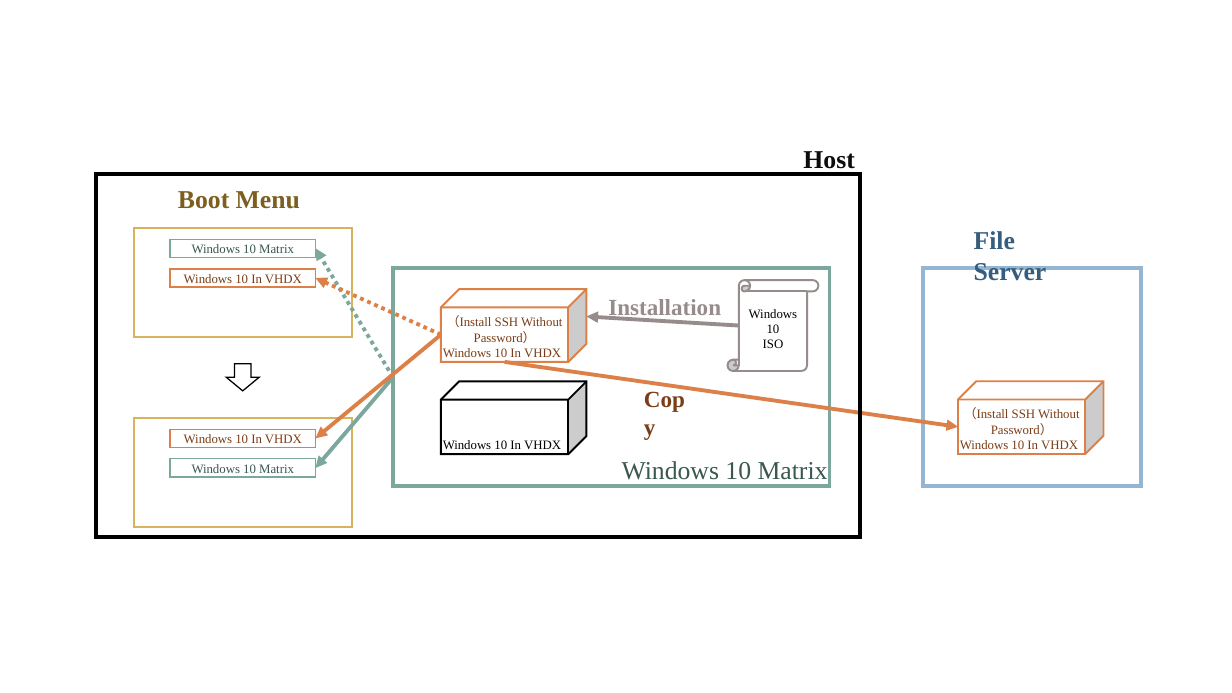
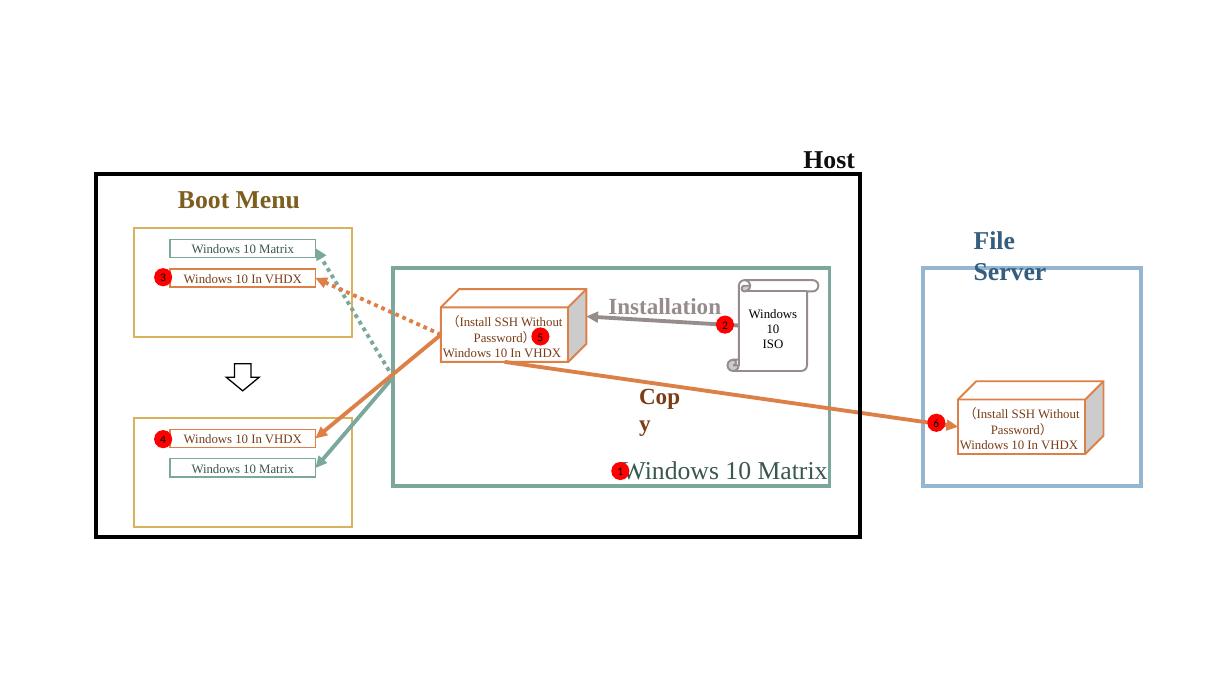
Before and after one commit to oneleo/diy-mass-deployment, a slide deck: slide 1 of images/images.pptx. Drawn at 1232x693 pixels with LibreOffice and Linux fonts; fonts in the diff are those of the drawing. Boxes give left, top, right and bottom in pixels: in the first picture for what was removed or moved away, otherwise in the second. Text is boxed around its words. In the diff, an @@ line names an element or a change of style, - is before the commit and + after.

```diff
--- a/images/images.pptx
+++ b/images/images.pptx
@@ ellipse added at box(154, 268, 173, 287), fill #FF0000, 9 pt, text #000000 @@
+3
@@ ellipse added at box(531, 327, 550, 346), fill #FF0000, 9 pt, text #000000 @@
+5
@@ ellipse added at box(716, 316, 735, 335), fill #FF0000, 9 pt, text #000000 @@
+2
@@ cube removed at box(441, 382, 586, 455) @@
-Windows 10 In VHDX
@@ text "Copy": place and size @@
-text "Copy" at box(635, 381, 705, 418)
+text "Copy" at box(630, 376, 701, 413)
@@ ellipse added at box(928, 414, 946, 433), fill #FF0000, 9 pt, text #000000 @@
+6
@@ ellipse added at box(154, 430, 173, 448), fill #FF0000, 9 pt, text #000000 @@
+4
@@ ellipse added at box(612, 462, 630, 481), fill #FF0000, 9 pt, text #000000 @@
+1
```
Also in this commit, not shown: 1 other slide changed, 2 other files.
